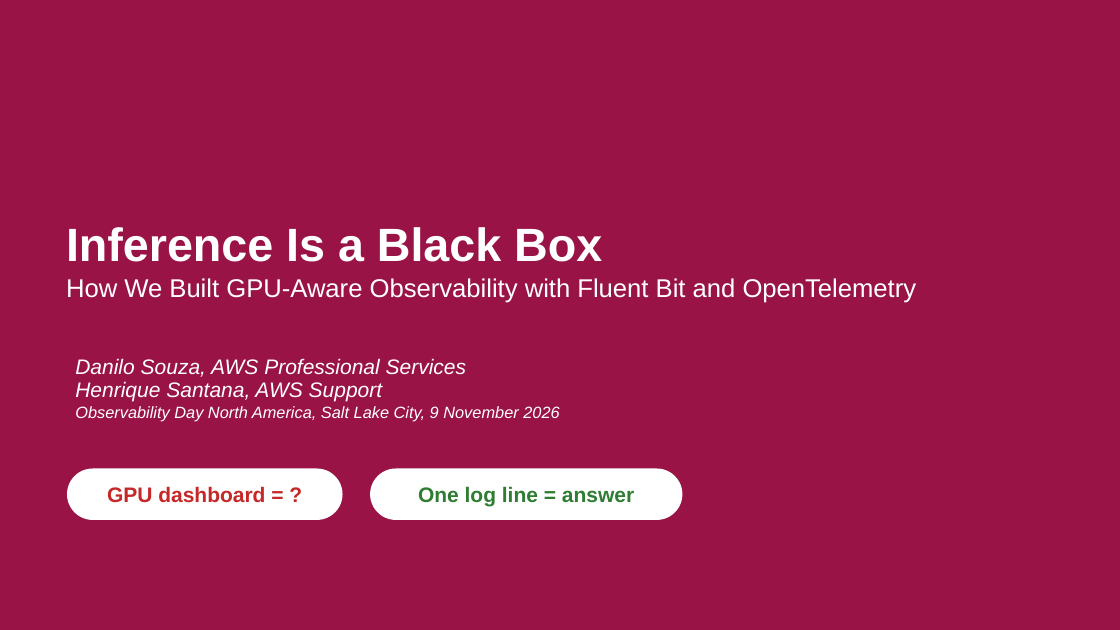
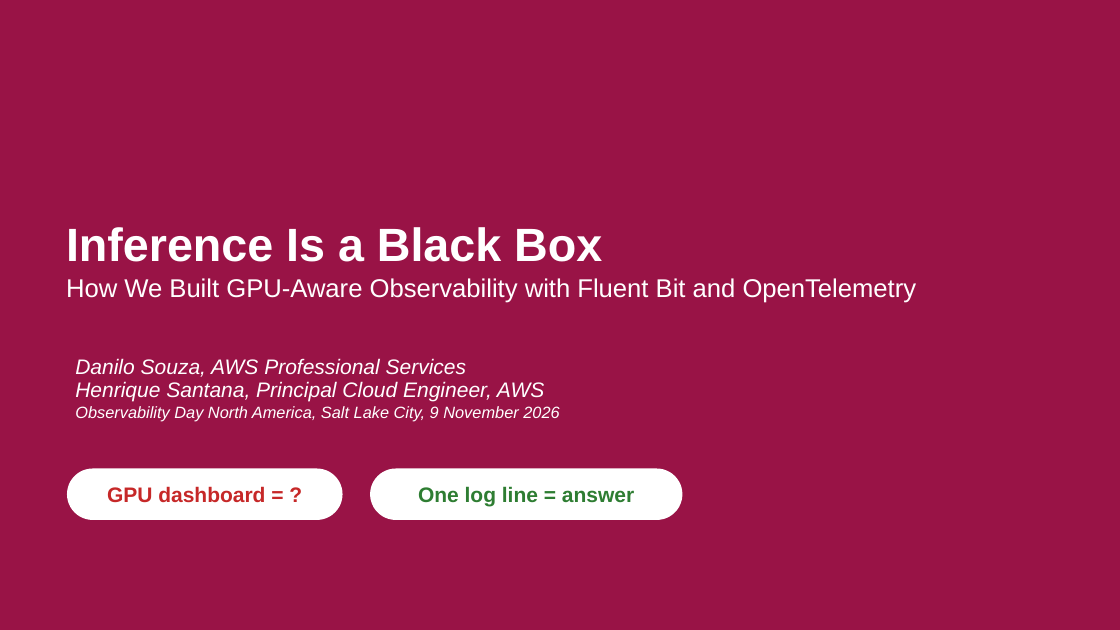
Before and after one commit to danilosilvase/gpu-observability-kubecon-na-2026, a slide deck: slide 2 of deck/kubecon-na-2026-v6.pptx. Drawn at 1120x630 pixels with LibreOffice and Linux fonts; fonts in the diff are those of the drawing; background and template pictures are left out. Boxes give left, top, right and bottom in pixels: in the first picture for what was removed or moved away, otherwise in the second. Text is boxed around its words. In the diff, an @@ line names an element or a change of style, - is before the commit and + after.

```diff
--- a/deck/kubecon-na-2026-v6.pptx
+++ b/deck/kubecon-na-2026-v6.pptx
@@ text at (x1=75, y1=381, x2=544, y2=402): text changed @@
-Henrique Santana, AWS Support
+Henrique Santana, Principal Cloud Engineer, AWS
```
Also in this commit, not shown: 1 other slide changed, 3 other files.
